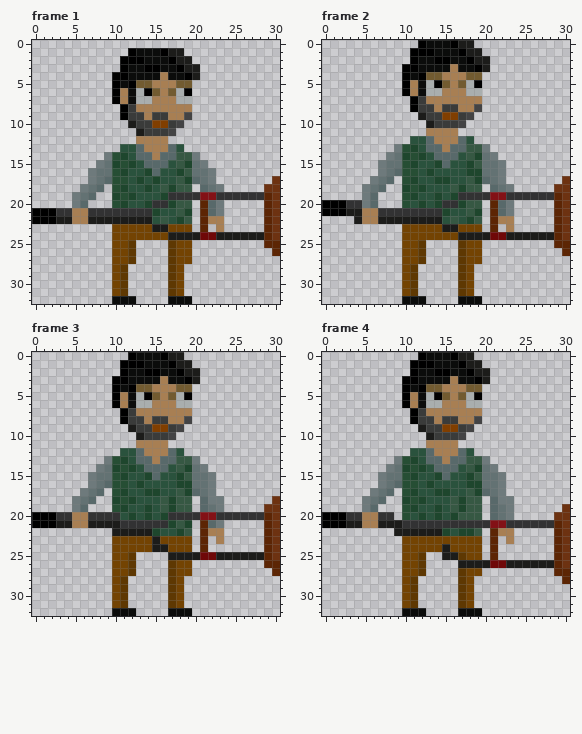
Two versions of one pixel-art file, src/sprites/player.ase. That is the earlier state.
31x33 pixels, 6 frames. Colours within 5 levels of each other are drawn and written as one. Shown: frame 1, frame 2, frame 3, frame 4. The commit also changed other frames, which this record leaves out.
After the commit:
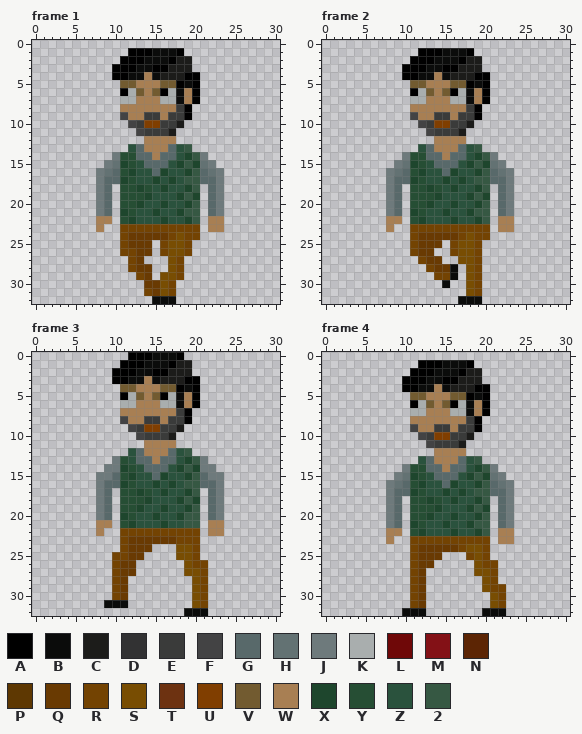
Palette (. is transparent): A #000000  B #0b0c0b  C #1c1c1a  D #323233  E #3a3b3a  F #434344  G #58696a  H #637273  J #6e7a7c  K #a9aeae  L #6f0808  M #831116  N #5c2504  P #5e3802  Q #693a02  R #734302  S #784d02  T #6d3211  U #803e00  V #725b30  W #a87f53  X #1e462d  Y #264e34  Z #2a523d  2 #365843
Changes in this commit:
layer "Developer walk without weapon left" added
layer "Developer idle right" now hidden
--- frame 1
@@ x 0..30 @@
  0 ...............................
- 1 ............ABBBACC............
+ 1 ............AAABBBA............
  2 ...........AAABBBACC...........
- 3 ...........ABBAABBACC..........
- 4 ..........AABBBBWBBAC..........
- 5 ..........ABAVVWWWVV...........
- 6 ..........AWBKAVWVKA...........
- 7 ..........AWBKKWWWKK...........
- 8 ...........AEWWWWWWW...........
- 9 ...........AEEWEEWWF...........
-10 ............CEEUUEF............
-11 .............CEEEF.............
-12 .............WWWW..............
-13 ...........ZZGWWWGZ............
-14 .........JYXZGGWGG22J..........
-15 ........JHXYXZGGGZ2XHJ.........
-16 .......JHHYXZZXGZZX2HHJ........
-17 .......JHGYYZXZXZZ2XGHJ.......T
-18 ......JHG.YXZZXZ2X22.GHJ.....TT
-19 .....JHG..XYXZZZXDDDDMMDDDDDDNT
-20 .....JG...YXZZXDDX22.NGJ.....NT
-21 AAADDWWDDDDDDDDXZZ2X.NGJ.....NT
-22 AAACCWWCCCCCCCCZ2ZX2.NWW.....NT
-23 ..........RRRRRCCRRR.N.W.....NT
-24 ..........RRRRRRRCCCCLLCCCCCCNT
-25 ..........RRP....PRR.........NN
-26 ..........RRP....PRR..........N
-27 ..........RRP....PRR...........
-28 ..........RP.....PR............
-29 ..........RP.....PR............
-30 ..........RP.....PR............
-31 ..........RP.....PR............
-32 ..........BBB....BBB...........
+ 3 ..........AAABBAACCC...........
+ 4 ..........AABBWBCCCAA..........
+ 5 ...........VVWWWVVABA..........
+ 6 ...........AKVWVAKBWA..........
+ 7 ...........KKWWWKKBWA..........
+ 8 ...........WWWWWWWEA...........
+ 9 ...........FWWEEWEEA...........
+10 ............FEUUEEC............
+11 .............FEEEC.............
+12 ..............WWWW.............
+13 ............ZGWWWGZ2...........
+14 ..........JYYGGWGGZX2J.........
+15 .........JHXYZGGGZX2XHJ........
+16 ........JHGYXZZGXZZX2GHJ.......
+17 ........JGGXYZZXZXZ22GGJ.......
+18 ........JG.YYXYZXZZX2.GJ.......
+19 ........JG.YYYXZZZX2X.GJ.......
+20 ........JG.YYXZZXZZX2.GJ.......
+21 ........JG.XYZZXZZX22.GJ.......
+22 ........WW.YXZZZXZZX2.WW.......
+23 ........W..RRRRRRRRRR.WW.......
+24 ...........RQQQQQRSRR..........
+25 ...........RQQQ.RSSR...........
+26 ...........RRQQ.RSSR...........
+27 ............RQ...SR............
+28 ............RQQ..SR............
+29 .............RQ.SSR............
+30 ..............QQSR.............
+31 ..............RQSR.............
+32 ...............BBB.............
--- frame 2
@@ x 0..30 @@
- 0 ............ABBBACC............
- 1 ...........AAABBBACC...........
- 2 ...........ABBAABBACC..........
- 3 ..........AABBBBWBBAC..........
- 4 ..........ABAVVWWWVV...........
- 5 ..........AWBKAVWVKA...........
- 6 ..........AWBKKWWWKK...........
- 7 ...........AEWWWWWWW...........
- 8 ...........AEEWEEWWF...........
- 9 ............CEEUUEF............
-10 .............CEEEF.............
-11 .............WWWW..............
-12 ...........ZZGWWWGZ............
-13 .........JYXZGGWGG22J..........
-14 ........JHXYXZGGGZ2XHJ.........
-15 .......JHHYXZZXGZZX2HHJ........
-16 .......JHGYYZXZZZZXXHHJ........
-17 ......JHG.YXZZXXZZ2XGHJ.......T
-18 .....JHG..XYXZZZ2X22.GHJ.....TT
-19 .....JG...YXZZXZXDDDDMMDDDDDDNT
-20 AAADDJG...YZXZXDDX22.NGJ.....NT
-21 AAACCWWDDDDDDDDXZZ2X.NGJ.....NT
-22 ....CWWCCCCCCCCZ2ZX2.NWW.....NT
-23 ..........RRRRRCCRRR.N.W.....NT
-24 ..........RRRRRRRCCCCLLCCCCCCNT
-25 ..........RRP....PRR.........NN
-26 ..........RRP....PRR..........N
-27 ..........RRP....PRR...........
-28 ..........RP.....PR............
-29 ..........RP.....PR............
-30 ..........RP.....PR............
-31 ..........RP.....PR............
-32 ..........BBB....BBB...........
+ 0 ...............................
+ 1 ............AAABBBA............
+ 2 ...........AAABBBACC...........
+ 3 ..........AAABBAACCC...........
+ 4 ..........AABBWBCCCAA..........
+ 5 ...........VVWWWVVABA..........
+ 6 ...........AKVWVAKBWA..........
+ 7 ...........KKWWWKKBWA..........
+ 8 ...........WWWWWWWEA...........
+ 9 ...........FWWEEWEEA...........
+10 ............FEUUEEC............
+11 .............FEEEC.............
+12 ..............WWWW.............
+13 ............ZGWWWGZ2...........
+14 ..........JYYGGWGGZX2J.........
+15 .........JHXYZGGGZX2XHJ........
+16 ........JHGYXZZGXZZX2GHJ.......
+17 ........JGGXYZZXZXZ22GGJ.......
+18 ........JG.YYXYZXZZX2.GJ.......
+19 ........JG.YYYXZZZX2X.GJ.......
+20 ........JG.YYXZZXZZX2.GJ.......
+21 ........JG.XYZZXZZX22.GJ.......
+22 ........WW.YXZZZXZZX2.WW.......
+23 ........W..RRRRRRRRRR.WW.......
+24 ...........RQQQQQRSRR..........
+25 ...........RQQQ.RSSR...........
+26 ...........RQQ..RSSR...........
+27 ............RQQ..SSR...........
+28 .............RQQB.SR...........
+29 ..............RRB.SR...........
+30 ...............B..SR...........
+31 ..................SR...........
+32 .................BBB...........
--- frame 3
@@ x 0..30 @@
- 0 ............ABBBACC............
+ 0 ............AAABBBA............
  1 ...........AAABBBACC...........
- 2 ...........ABBAABBACC..........
- 3 ..........AABBBBWBBAC..........
- 4 ..........ABAVVWWWVV...........
- 5 ..........AWBKAVWVKA...........
- 6 ..........AWBKKWWWKK...........
- 7 ...........AEWWWWWWW...........
- 8 ...........AEEWEEWWF...........
- 9 ............CEEUUEF............
-10 .............CEEEF.............
-11 .............WWWW..............
-12 ...........ZZGWWWGZ............
-13 .........JYXZGGWGG22J..........
-14 ........JHXYXZGGGZ2XHJ.........
-15 .......JHHYXZZXGZZX2HHJ........
-16 .......JHGYYZXZZZZXXHHJ........
-17 ......JHG.YXZZXXZZ2XGHJ........
-18 .....JHG..XYXZZZ2X22.GJJ......T
-19 .....JG...YXZZXZ2X22.GHJ.....TT
-20 AAADDWWDDDDZXZXZXDDDDMMDDDDDDNT
-21 AAACCWWCCCCDDDDDDX2X.NGJ.....NT
-22 ..........CCCCCXZZX2.NWW.....NT
-23 ..........RRRRRCRRRR.N.W.....NT
-24 ..........RRRRRCCRRR.N.......NT
-25 ..........RRP....CCCCLLCCCCCCNT
-26 ..........RRP....PRR.........NN
-27 ..........RRP....PRR..........N
-28 ..........RP.....PR............
-29 ..........RP.....PR............
-30 ..........RP.....PR............
-31 ..........RP.....PR............
-32 ..........BBB....BBB...........
+ 2 ..........AAABBAACCC...........
+ 3 ..........AABBWBCCCAA..........
+ 4 ...........VVWWWVVABA..........
+ 5 ...........AKVWVAKBWA..........
+ 6 ...........KKWWWKKBWA..........
+ 7 ...........WWWWWWWEA...........
+ 8 ...........FWWEEWEEA...........
+ 9 ............FEUUEEC............
+10 .............FEEEC.............
+11 ..............WWWW.............
+12 ............ZGWWWGZ2...........
+13 ..........JYZGGWGGZX2J.........
+14 .........JJXYZGGGZX2XJJ........
+15 ........JJGYXZZGXZZX2GJJ.......
+16 ........JGGXYZZXZXZ22GGJ.......
+17 ........JG.YYXYZXZZX2.GJ.......
+18 ........JG.YYYXZZZX2X.GJ.......
+19 ........JG.YYXZZXZZX2.GJ.......
+20 ........JG.XYZZXZZX22.GJ.......
+21 ........WW.YXZZZXZZ22.WW.......
+22 ........W..RRRRRRRRRR.WW.......
+23 ...........RQQQQQQRRR..........
+24 ...........RQQQ...SSR..........
+25 ..........RRQQ....SSR..........
+26 ..........RQQ......SRR.........
+27 ..........RQQ......SSR.........
+28 ..........RQ........SR.........
+29 ..........RQ........SR.........
+30 ..........RQ........SR.........
+31 .........BBB........SR.........
+32 ...................BBB.........
--- frame 4
@@ x 0..30 @@
- 0 ............ABBBACC............
- 1 ...........AAABBBACC...........
- 2 ...........ABBAABBACC..........
- 3 ..........AABBBBWBBAC..........
- 4 ..........ABAVVWWWVV...........
- 5 ..........AWBKAVWVKA...........
- 6 ..........AWBKKWWWKK...........
- 7 ...........AEWWWWWWW...........
- 8 ...........AEEWEEWWF...........
- 9 ............CEEUUEF............
-10 .............CEEEF.............
-11 .............WWWW..............
-12 ...........ZZGWWWGZ............
-13 .........JYXZGGWGG22J..........
-14 ........JHXYXZGGGZ2XHJ.........
-15 .......JHHYXZZXGZZX2HHJ........
-16 .......JHGYYZXZZZZXXHHJ........
-17 ......JHG.YXZZXXZZ2XGHJ........
-18 .....JHG..XYXZZZ2X22.GJJ.......
-19 .....JG...YXZZXZ2X22.GHJ......T
-20 AAADDWWDD.YZXZXZX222.GHJ.....TT
-21 AAACCWWCCCDDDDDDDDDDDMMDDDDDDNT
-22 .........CCCCCCXZXX2.NWW.....NT
-23 ..........RRRRRRRRRR.N.W.....NT
-24 ..........RRRRRCRRRR.N.......NT
-25 ..........RRP..CCPRR.N.......NT
-26 ..........RRP....CCCCLLCCCCCCNT
-27 ..........RRP....PRR.........NN
-28 ..........RP.....PR...........N
-29 ..........RP.....PR............
-30 ..........RP.....PR............
-31 ..........RP.....PR............
-32 ..........BBB....BBB...........
+ 0 ...............................
+ 1 ............AAABBBA............
+ 2 ...........AAABBBACC...........
+ 3 ..........AAABBAACCC...........
+ 4 ..........AABBWBCCCAA..........
+ 5 ...........VVWWWVVABA..........
+ 6 ...........AKVWVAKBWA..........
+ 7 ...........KKWWWKKBWA..........
+ 8 ...........WWWWWWWEA...........
+ 9 ...........FWWEEWEEA...........
+10 ............FEUUEEC............
+11 .............FEEEC.............
+12 ..............WWWW.............
+13 ............ZGWWWGZ2...........
+14 ..........JYYGGWGGZX2J.........
+15 .........JHXYZGGGZX2XHJ........
+16 ........JHGYXZZGXZZX2GHJ.......
+17 ........JGGXYZZXZXZ22GGJ.......
+18 ........JG.YYXYZXZZX2.GJ.......
+19 ........JG.YYYXZZZX2X.GJ.......
+20 ........JG.YYXZZXZZX2.GJ.......
+21 ........JG.XYZZXZZX22.GJ.......
+22 ........WW.YXZZZXZZX2.WW.......
+23 ........W..RRRRRRRRRR.WW.......
+24 ...........RQQQQQRSSR..........
+25 ...........RQQQ...RSR..........
+26 ...........RQQ.....SRR.........
+27 ...........RQ......SSR.........
+28 ...........RQ.......SR.........
+29 ...........RQ.......SRR........
+30 ...........RQ........SR........
+31 ...........RQ........SR........
+32 ..........BBB.......BBB........
Pixel boxes of the changes (left, top, right, bottom) in both pictures:
changed: (32, 48, 280, 304)
changed: (322, 40, 570, 304)
changed: (32, 352, 280, 616)
changed: (322, 352, 570, 616)
